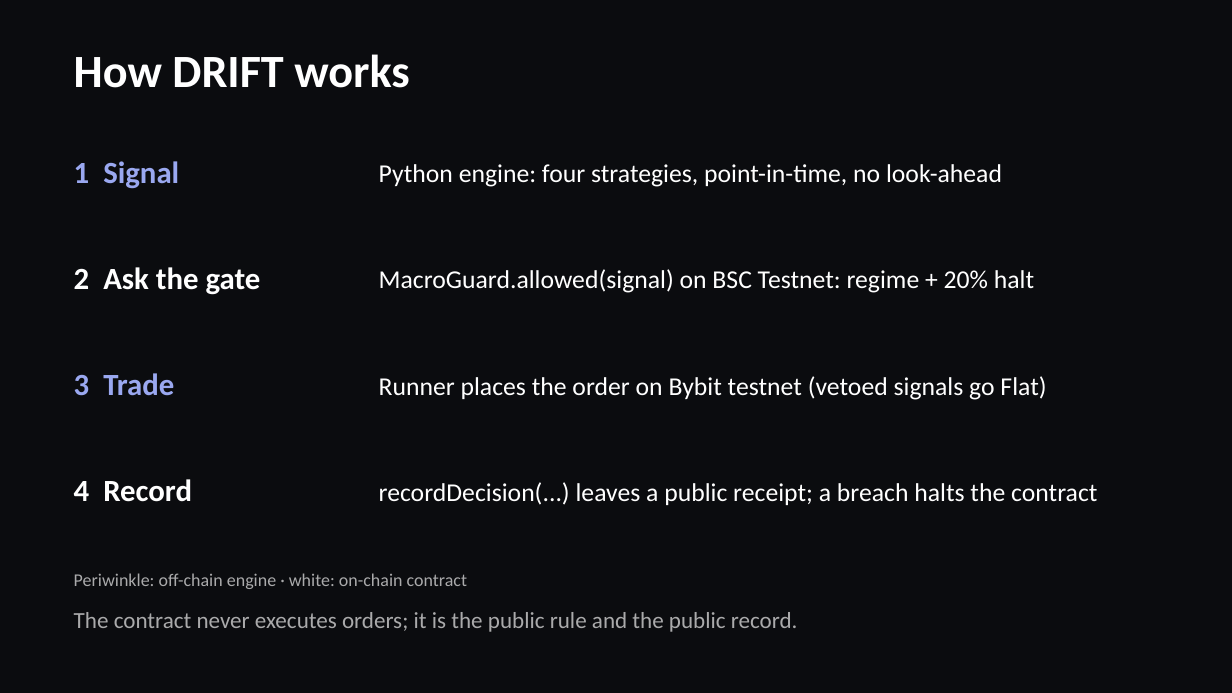
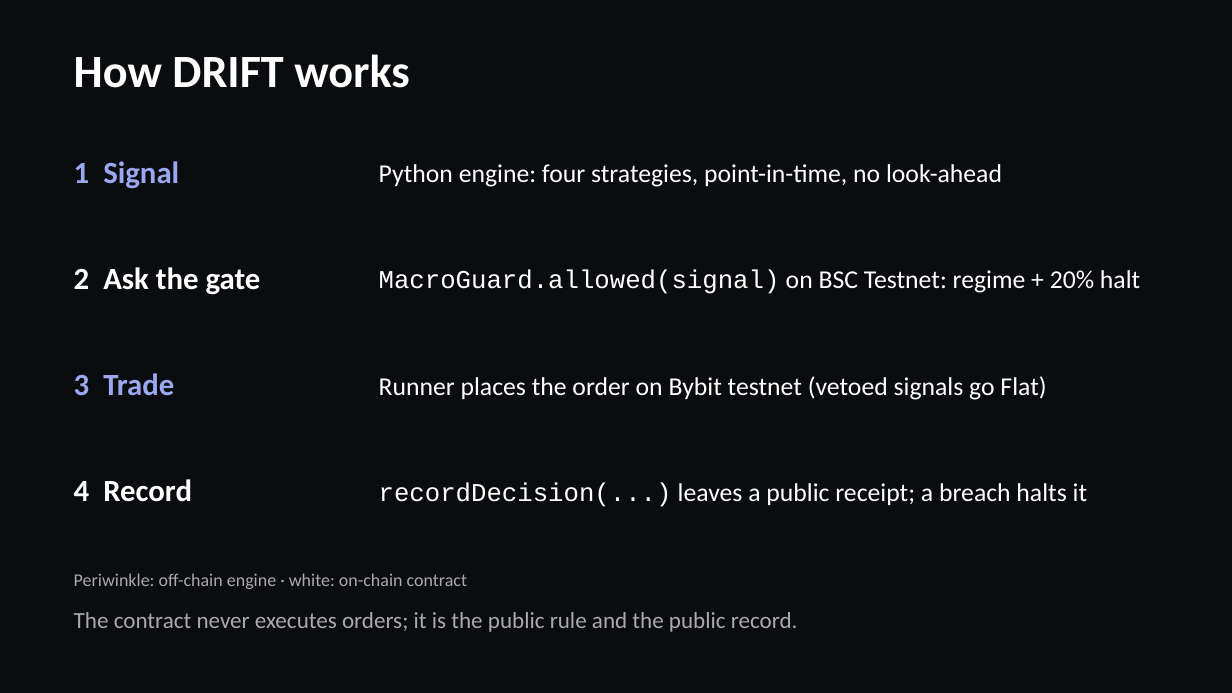
Before and after one commit to Stylenecy/seed-bnb, a slide deck: slide 4 of drift/docs/submission/DRIFT-pitch.pptx. Drawn at 1232x693 pixels with LibreOffice and Linux fonts; fonts in the diff are those of the drawing. Boxes give left, top, right and bottom in pixels: in the first picture for what was removed or moved away, otherwise in the second. Text is boxed around its words. In the diff, an @@ line names an element or a change of style, - is before the commit and + after.

```diff
--- a/drift/docs/submission/DRIFT-pitch.pptx
+++ b/drift/docs/submission/DRIFT-pitch.pptx
@@ text "MacroGuard.allowed(signal) on BSC Testnet: regime ..." at [379,270,1140,294]: font Calibri to Courier New in "MacroGuard.allowed(signal)" @@
@@ text at [379,482,1087,507]: text changed @@
-recordDecision(...) leaves a public receipt; a breach halts the contract
+recordDecision(...) leaves a public receipt; a breach halts it
```
Also in this commit, not shown: 6 other slides changed, 2 other files.
